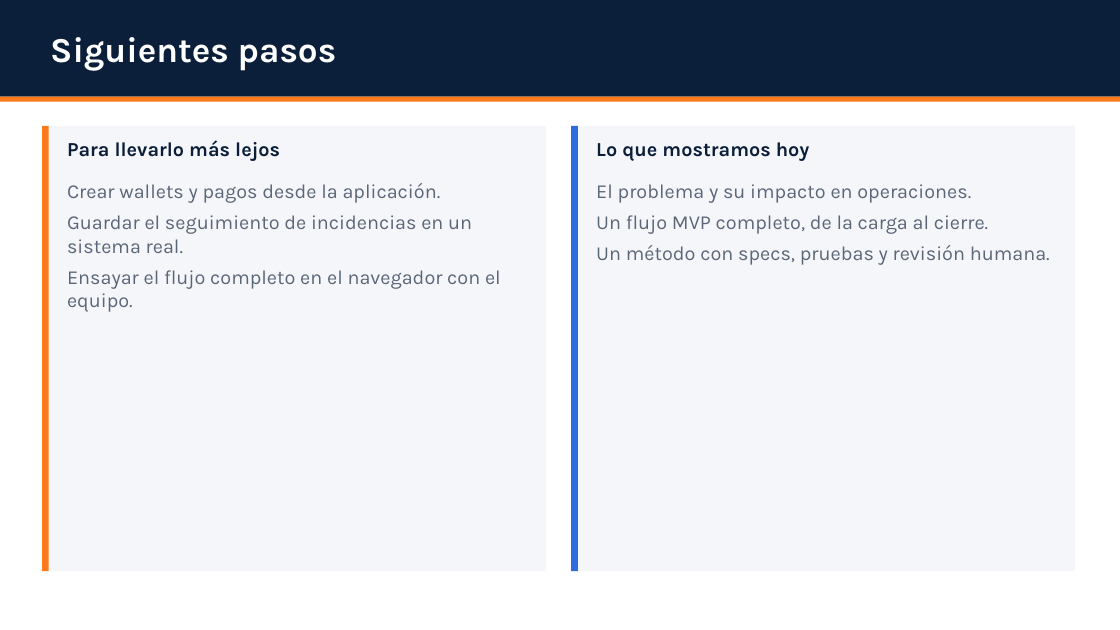
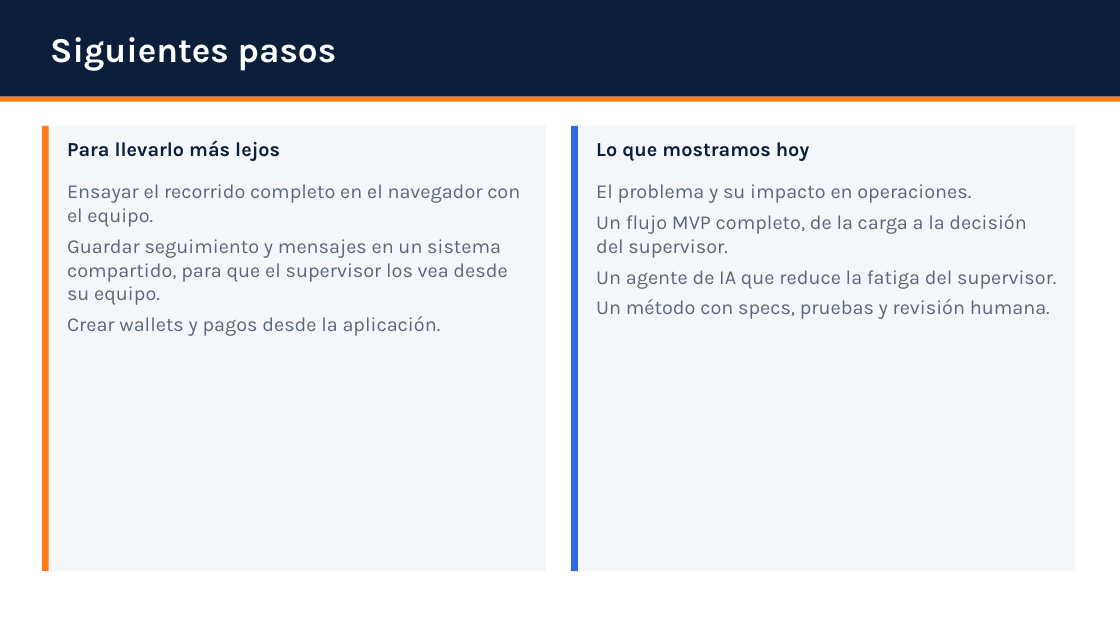
Before and after one commit to user-bcp-studentntt28/ai-labs, a slide deck: slide 10 of docs/Conciliacion-Presentacion.pptx (slide 9 before the commit). Drawn at 1120x630 pixels with LibreOffice and Linux fonts; fonts in the diff are those of the drawing. Boxes give left, top, right and bottom in pixels: in the first picture for what was removed or moved away, otherwise in the second. Text is boxed around its words. In the diff, an @@ line names an element or a change of style, - is before the commit and + after.

```diff
--- a/docs/Conciliacion-Presentacion.pptx
+++ b/docs/Conciliacion-Presentacion.pptx
@@ text at (67, 184, 520, 305): paragraphs added @@
+Ensayar el recorrido completo en el navegador con el equipo.
+Guardar seguimiento y mensajes en un sistema compartido, para que el supervisor los vea desde su equipo.
@@ text at (67, 215, 501, 312): paragraphs removed @@
-Guardar el seguimiento de incidencias en un sistema real.
-Ensayar el flujo completo en el navegador con el equipo.
@@ text at (596, 214, 1056, 289): text changed @@
-Un flujo MVP completo, de la carga al cierre.
+Un flujo MVP completo, de la carga a la decisión del supervisor.
+Un agente de IA que reduce la fatiga del supervisor.
@@ text at (67, 316, 441, 336): more space between paragraphs @@
```
Also in this commit, not shown: 6 other slides changed, 1 slide added, 53 other files.
